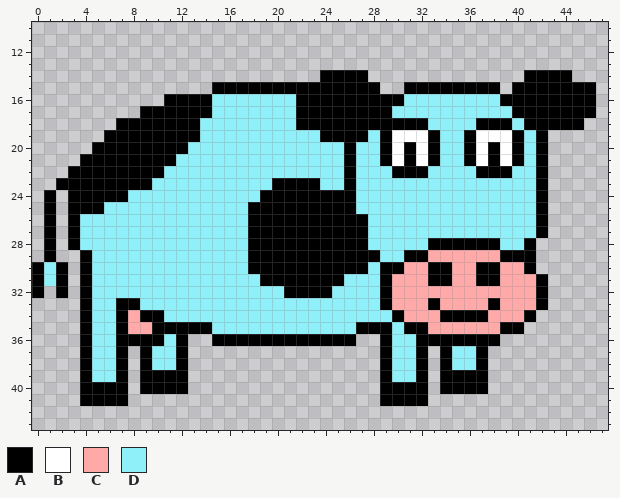
Pixel-art sprite, stored at src/img/animals/cows/blue-cow.png. The first picture shows the starting point.
The file is 48x48 pixels. Shown: x 0..47, y 10..43.
Palette (. is transparent): A #000000  B #ffffff  C #ffa9a9  D #8ff0f9
Pixels before, first column x 0:
14 ........................AAAA.............AAAA..
15 ...............AAAAAAAAAAAAAA..AAAAAAAA.AAAAAAA
16 ...........AAAADDDDDDDAAAAAAAAADDDDDDDDAAAAAAAA
17 .........AAAAAADDDDDDDAAAAAAAADDDDDDDDDDAAAAAAA
18 .......AAAAAAADDDDDDDDAAAAAAAAAAADDDDAAADAAAAA.
19 ......AAAAAAAADDDDDDDDDDAAAADABBBADDABBBADA....
20 .....AAAAAAAADDDDDDDDDDDDDADDABABADDABABADA....
21 ....AAAAAAAADDDDDDDDDDDDDDADDABABADDABABADA....
22 ...AAAAAAAADDDDDDDDDDDDDDDADDDAAADDDDAAADDA....
23 ..AAAAAAAADDDDDDDDDDAAAADDADDDDDDDDDDDDDDDA....
24 .A.AAAAADDDDDDDDDDDAAAAAAAADDDDDDDDDDDDDDDA....
25 .A.AAADDDDDDDDDDDDAAAAAAAAADDDDDDDDDDDDDDDA....
26 .A.ADDDDDDDDDDDDDDAAAAAAAAAADDDDDDDDDDDDDDA....
27 .A.ADDDDDDDDDDDDDDAAAAAAAAAADDDDDDDDDDDDDDA....
28 .A.ADDDDDDDDDDDDDDAAAAAAAAAADDDDDAAAAAADDA.....
29 .A..ADDDDDDDDDDDDDAAAAAAAAAAADDAACCCCCCAAA.....
30 ADA.ADDDDDDDDDDDDDAAAAAAAAAADAACCAACCAACCA.....
31 ADA.ADDDDDDDDDDDDDDAAAAAAADDDACCCAACCAACCCA....
32 A.A.ADDDDDDDDDDDDDDDDAAAADDDDACCCCCCCCCCCCA....
33 ....ADDAADDDDDDDDDDDDDDDDDDDDACCCACCCCACCCA....
34 ....ADDACAADDDDDDDDDDDDDDDDDDDACCCAAAACCCA.....
35 ....ADDACCAAAAADDDDDDDDDDDDAAADAACCCCCCAA......
36 ....ADDAAAADA..AAAAAAAAAAAA..ADDAAAAAAA........
37 ....ADDA.ADDA................ADDA.ADDA.........
38 ....ADDA.ADDA................ADDA.ADDA.........
39 ....ADDA.AAAA................ADDA.AAAA.........
40 ....AAAA.AAAA................AAAA.AAAA.........
41 ....AAAA.....................AAAA..............
New version:
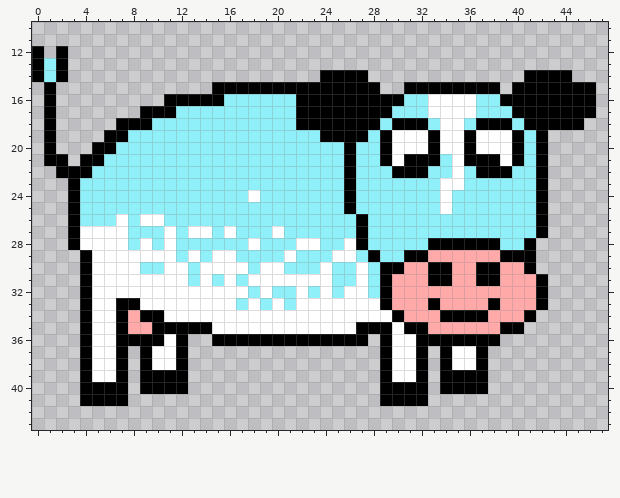
The exact change:
y 12: x 0 . -> A; x 2 . -> A
y 13..14: x 0..2 ... -> ADA
y 15: x 1 . -> A
y 16: x 1 . -> A; x 15 D -> A; x 33..36 DDDD -> BBBB
y 17: x 1 . -> A; x 12..14 AAA -> DDD; x 33..36 DDDD -> BBBB
y 18: x 1 . -> A; x 10..13 AAAA -> DDDD; x 29 A -> D; x 34..35 DD -> BB
y 19: x 1 . -> A; x 8..13 AAAAAA -> DDDDDD; x 34..35 DD -> BB
y 20: x 1 . -> A; x 7..12 AAAAAA -> DDDDDD; x 31 A -> B; x 34..35 DD -> BB; x 38 A -> B
y 21: x 1..2 .. -> AA; x 6..11 AAAAAA -> DDDDDD; x 32 B -> A; x 35 D -> B; x 37 B -> A
y 22: x 2 . -> A; x 5..10 AAAAAA -> DDDDDD; x 35 D -> B
y 23: x 2 A -> .; x 4..9 AAAAAA -> DDDDDD; x 20..23 AAAA -> DDDD; x 34..35 DD -> BB
y 24: x 1 A -> .; x 4..7 AAAA -> DDDD; x 18..25 DAAAAAAA -> BDDDDDDD; x 34 D -> B
y 25: x 1 A -> .; x 4..5 AA -> DD; x 18..25 AAAAAAAA -> DDDDDDDD; x 34 D -> B
y 26: x 1 A -> .; x 7 D -> B; x 9..10 DD -> BB; x 18..26 AAAAAAAAA -> DDDDDDDDD
y 27: x 1 A -> .; x 4..7 DDDD -> BBBB; x 11 D -> B; x 13..14 DD -> BB; x 16 D -> B; x 18..26 AAAAAAAAA -> DDBDDDDDD
y 28: x 1 A -> .; x 4..7 DDDD -> BBBB; x 9 D -> B; x 11 D -> B; x 18..26 AAAAAAAAA -> BDDDBBDDB
y 29: x 1 A -> .; x 5..11 DDDDDDD -> BBBBBBB; x 13 D -> B; x 15..16 DD -> BB; x 18..27 AAAAAAAAAA -> DDDBDDDBBD
y 30: x 0..2 ADA -> ...; x 5..8 DDDD -> BBBB; x 11..12 DD -> BB; x 14..27 DDDDAAAAAAAAAA -> BBBBDBBDDDBDDB
y 31: x 0..2 ADA -> ...; x 5..12 DDDDDDDD -> BBBBBBBB; x 14 D -> B; x 16 D -> B; x 18..25 DAAAAAAA -> BBBBBBBD; x 27 D -> B
y 32: x 0 A -> .; x 2 A -> .; x 5..17 DDDDDDDDDDDDD -> BBBBBBBBBBBBB; x 19 D -> B; x 21..24 AAAA -> DBDB; x 26..27 DD -> BB
y 33: x 5..6 DD -> BB; x 9..16 DDDDDDDD -> BBBBBBBB; x 18 D -> B; x 20 D -> B; x 22..28 DDDDDDD -> BBBBBBB
y 34: x 5..6 DD -> BB; x 11..29 DDDDDDDDDDDDDDDDDDD -> BBBBBBBBBBBBBBBBBBB
y 35: x 5..6 DD -> BB; x 15..26 DDDDDDDDDDDD -> BBBBBBBBBBBB; x 30 D -> B
y 36: x 5..6 DD -> BB; x 11 D -> B; x 27 . -> A; x 30..31 DD -> BB
y 37..38: x 5..6 DD -> BB; x 10..11 DD -> BB; x 30..31 DD -> BB; x 35..36 DD -> BB
y 39: x 5..6 DD -> BB; x 30..31 DD -> BB
Changed places in both pictures, as pixel boxes (x1, y1, x2, y2):
changed: (32, 46, 500, 382)
